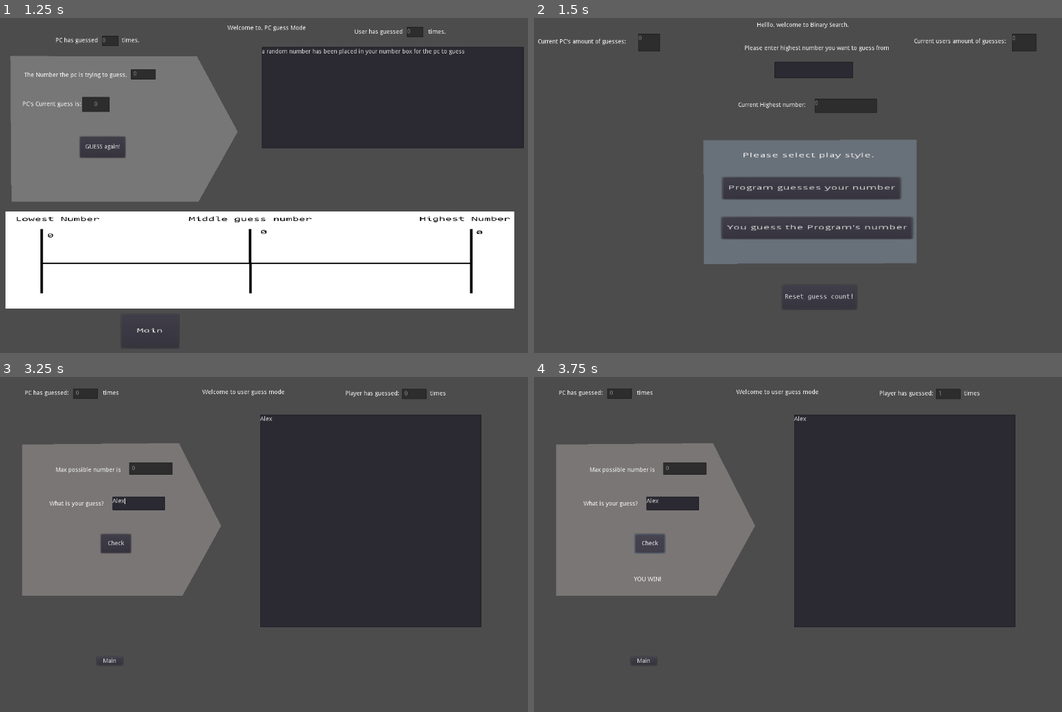
Above: before the commit, frames 1-4 (two rows, left to right).
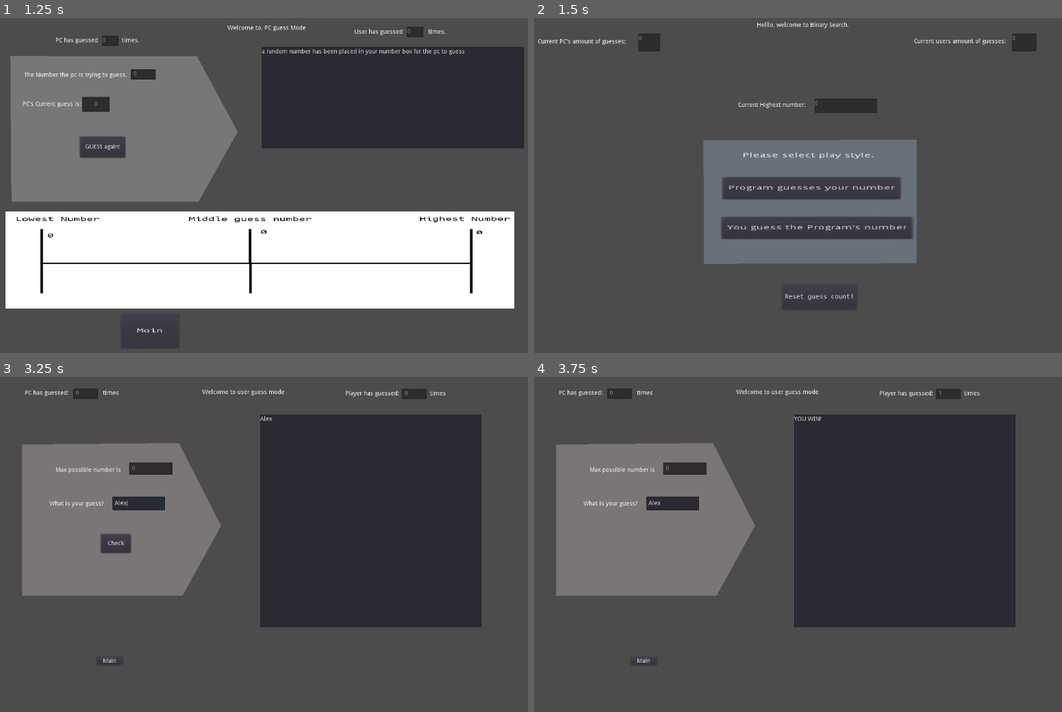
Above: after the commit, the same moments.

Repository: christyganger/Tutor
Game: Godot game, scene res://Main.tscn
The game is run twice, just before and just after one commit, with the same random seed, the same clock (stepped at 60 frames per second) and the same inputs.
Inputs (mouse positions are in pixels of both pictures, inside the frame that each line leads up to):
- Up to frame 1 (1.25 s): click "Program guesses your number" at 0.5 s
- Up to frame 2 (1.5 s): click "Main" at 1.25 s
- Up to frame 3 (3.25 s): click "You guess the Program's number" at 2 s; click (369, 521) at 2.77 s; type "Alex" at 2.85 s; click (137, 504) at 3 s; type "Alex" at 3.08 s
- Up to frame 4 (3.75 s): click "Check" at 3.5 s

Frame 1 is identical in both runs. In frame 2, 0.9% of the frame differs, in the area x 39-68%, y 8-18%; in frame 3, less than 0.1%; in frame 4, 0.4%.

Commit message:
newest
update: changed boxes to single line, added fuction to hide new high number until reset for clarity

Diff:
--- a/binary_search/Main.gd
+++ b/binary_search/Main.gd
@@ -1,27 +1,32 @@
 extends Control
 
 # Get node
-onready var highest_number_textbox = get_node("Label2/TextEdit")
+onready var highest_number_textbox = get_node("user_input_highest/TextEdit")
 onready var highest_number_current = get_node("current_number/TextEdit")
 onready var user_current_guess = get_node("user_guesses_current/current__user_guesses_textbox")
 onready var pc_current_guess = get_node("pc_guesses_current/current_pc_guesses")
-var text_change_flag = false
+onready var label_user_input = get_node("user_input_highest")
+
 func _ready():
 	get_node("Polygon2D/Label/Buttonguessmain").set_text("You guess the Program's number")
 	get_node("Polygon2D/Label/Buttonpcfiguremain").set_text("Program guesses your number")
 
 	#global.user_input_highest
 func _on_Buttonpcfiguremain_pressed():
-		get_tree().change_scene("res://pc_guess_main.tscn")
-		# Called when the node is added to the scene for the first time.
-	# Initialization here
-		pass
 
+	global.text_change_flag = 1
+	get_tree().change_scene("res://pc_guess_main.tscn")
 
+	# Called when the node is added to the scene for the first time.
+# Initialization here
+	pass
 
 
 func _on_Buttonguessmain_pressed():
+	global.text_change_flag = 1
+
 	get_tree().change_scene("res://player_guess_main.tscn")
+
 	pass # replace with function body
 
 
@@ -38,11 +43,20 @@
 	highest_number_current.set_text(String(global.user_input_highest))
 	user_current_guess.set_text(String(global.amount_of_user_guesses))
 	pc_current_guess.set_text(String(global.guess_count))
+	if (global.text_change_flag == 1):
+		label_user_input.set_visible(false)
+	else:
+		label_user_input.set_visible(true)
 #	# Called every frame. Delta is time since last frame.
 #	# Update game logic here.
 	pass
 
-func _on_Button_pressed():
+
+
+
+func _on_button_reset_count_pressed():
+	global.text_change_flag = 0
+	global.user_input_highest = 0
 	global.guess_count = 0
 	global.amount_of_user_guesses = 0
 	pass # replace with function body
--- a/binary_search/Main.tscn
+++ b/binary_search/Main.tscn
@@ -15,7 +15,7 @@
 font_data = SubResource( 1 )
 _sections_unfolded = [ "Font", "Settings" ]
 
-[node name="Main" type="Control"]
+[node name="Main" type="Control" index="0"]
 
 anchor_left = 0.0
 anchor_top = 0.0
@@ -143,7 +143,7 @@
 flat = false
 align = 1
 
-[node name="Label2" type="Label" parent="." index="2"]
+[node name="user_input_highest" type="Label" parent="." index="2"]
 
 anchor_left = 0.0
 anchor_top = 0.0
@@ -162,9 +162,10 @@
 text = "Please enter highest number you want to guess from"
 percent_visible = 1.0
 lines_skipped = 0
-max_lines_visible = -1
-
-[node name="TextEdit" type="TextEdit" parent="Label2" index="0"]
+max_lines_visible = 1
+_sections_unfolded = [ "Focus", "Grow Direction", "Hint", "Margin", "Material", "Rect", "Visibility" ]
+
+[node name="TextEdit" type="LineEdit" parent="user_input_highest" index="0"]
 
 anchor_left = 0.0
 anchor_top = 0.0
@@ -178,25 +179,15 @@
 rect_clip_content = false
 focus_mode = 2
 mouse_filter = 0
-mouse_default_cursor_shape = 0
-size_flags_horizontal = 1
-size_flags_vertical = 1
-text = ""
-readonly = false
-highlight_current_line = false
-syntax_highlighting = false
-show_line_numbers = false
-highlight_all_occurrences = false
-override_selected_font_color = false
+mouse_default_cursor_shape = 1
+size_flags_horizontal = 1
+size_flags_vertical = 1
+focus_mode = 2
 context_menu_enabled = true
-smooth_scrolling = false
-v_scroll_speed = 80.0
-hiding_enabled = 0
-wrap_lines = false
-caret_block_mode = false
+placeholder_alpha = 0.6
 caret_blink = false
 caret_blink_speed = 0.65
-caret_moving_by_right_click = true
+caret_position = 0
 
 [node name="current_number" type="Label" parent="." index="3"]
 
@@ -397,6 +388,6 @@
 
 [connection signal="pressed" from="Polygon2D/Label/Buttonguessmain" to="." method="_on_Buttonguessmain_pressed"]
 
-[connection signal="text_changed" from="Label2/TextEdit" to="." method="_on_TextEdit_text_changed"]
-
-[connection signal="pressed" from="button_reset_count" to="." method="_on_Button_pressed"]
+[connection signal="text_changed" from="user_input_highest/TextEdit" to="." method="_on_TextEdit_text_changed"]
+
+[connection signal="pressed" from="button_reset_count" to="." method="_on_button_reset_count_pressed"]
--- a/binary_search/global.gd
+++ b/binary_search/global.gd
@@ -3,3 +3,4 @@
 var amount_of_user_guesses = 0
 var guess_count = 0 # pc guesses
 var randomnumber = 0
+var text_change_flag = 0
--- a/binary_search/pc_guess_main.gd
+++ b/binary_search/pc_guess_main.gd
@@ -6,10 +6,9 @@
 var text_buffer_out = "a random number has been placed in your number box for the pc to guess" + "\n"
 
 onready var my_number_is_textbox = get_node("your_number_is/my_number_is")
-onready var user_input_highest_textbox = get_node("Label2/user_input_highest")
+
 onready var Button_guess_button = get_node("Button_guess")
-onready var Button_my_number_is_lower_button = get_node("Button_my_number_is_lower")
-onready var Button_my_number_is_higher_button = get_node("Button_my_number_is_higher")
+
 onready var pc_current_guess_out_textbox = get_node("pc_current_guess_out_mainintro/textbox_pc_current_guess_out")
 onready var debug_out = get_node("debug")
 onready var pc_guess_window = get_node("Label/pc_guess_count")
--- a/binary_search/pc_guess_main.tscn
+++ b/binary_search/pc_guess_main.tscn
@@ -75,7 +75,7 @@
 font_data = SubResource( 9 )
 _sections_unfolded = [ "Font", "Settings" ]
 
-[node name="pc_guess_main" type="Control" index="0"]
+[node name="pc_guess_main" type="Control"]
 
 anchor_left = 0.0
 anchor_top = 0.0
--- a/binary_search/player_guess_main.gd
+++ b/binary_search/player_guess_main.gd
@@ -23,6 +23,7 @@
 	player_guess_amount.set_text(String(global.amount_of_user_guesses))
 	highest_number_box.set_text(String(global.user_input_highest))
 	pc_guess_amount.set_text(String(global.guess_count))
+
 #	# Called every frame. Delta is time since last frame.
 #	# Update game logic here.
 	pass
@@ -43,7 +44,8 @@
 	elif user_guess_number < global.randomnumber:
 			higher_lower_check_label_feedback.set_text("Try Guessing Higher")
 	elif user_guess_number == global.randomnumber:
-		higher_lower_check_label_feedback.set_text("YOU WIN!")
+		prompt_user_box.set_text("YOU WIN!")
+		get_node("check_Button").hide()
 
 
 
--- a/binary_search/player_guess_main.tscn
+++ b/binary_search/player_guess_main.tscn
@@ -100,7 +100,7 @@
 lines_skipped = 0
 max_lines_visible = -1
 
-[node name="user_guess_TextEdit" type="TextEdit" parent="user_guess_prompt_label" index="0"]
+[node name="user_guess_TextEdit" type="LineEdit" parent="user_guess_prompt_label" index="0"]
 
 anchor_left = 0.0
 anchor_top = 0.0
@@ -114,25 +114,16 @@
 rect_clip_content = false
 focus_mode = 2
 mouse_filter = 0
-mouse_default_cursor_shape = 0
-size_flags_horizontal = 1
-size_flags_vertical = 1
-text = ""
-readonly = false
-highlight_current_line = false
-syntax_highlighting = false
-show_line_numbers = false
-highlight_all_occurrences = false
-override_selected_font_color = false
-context_menu_enabled = true
-smooth_scrolling = false
-v_scroll_speed = 80.0
-hiding_enabled = 0
-wrap_lines = false
-caret_block_mode = false
-caret_blink = false
-caret_blink_speed = 0.65
-caret_moving_by_right_click = true
+mouse_default_cursor_shape = 1
+size_flags_horizontal = 1
+size_flags_vertical = 1
+focus_mode = 2
+context_menu_enabled = true
+placeholder_alpha = 0.6
+caret_blink = false
+caret_blink_speed = 0.65
+caret_position = 0
+_sections_unfolded = [ "Anchor", "Focus", "Grow Direction", "Hint", "Margin", "Mouse", "Rect", "Visibility" ]
 
 [node name="player_guess_Label" type="Label" parent="." index="4"]
 
